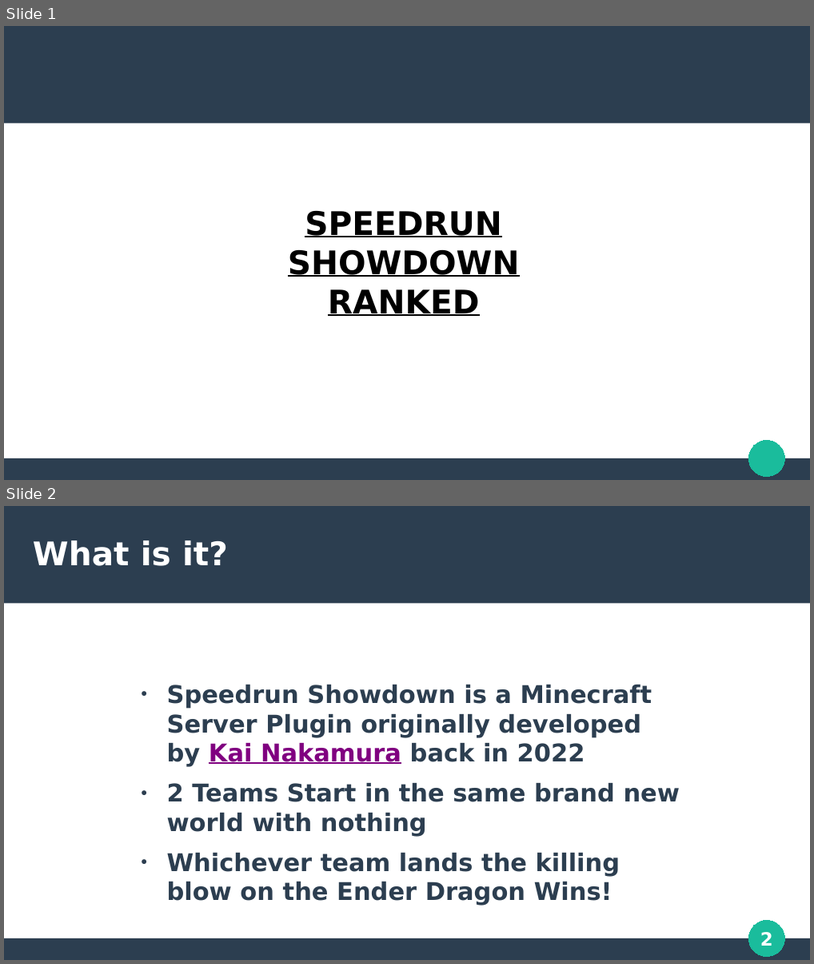
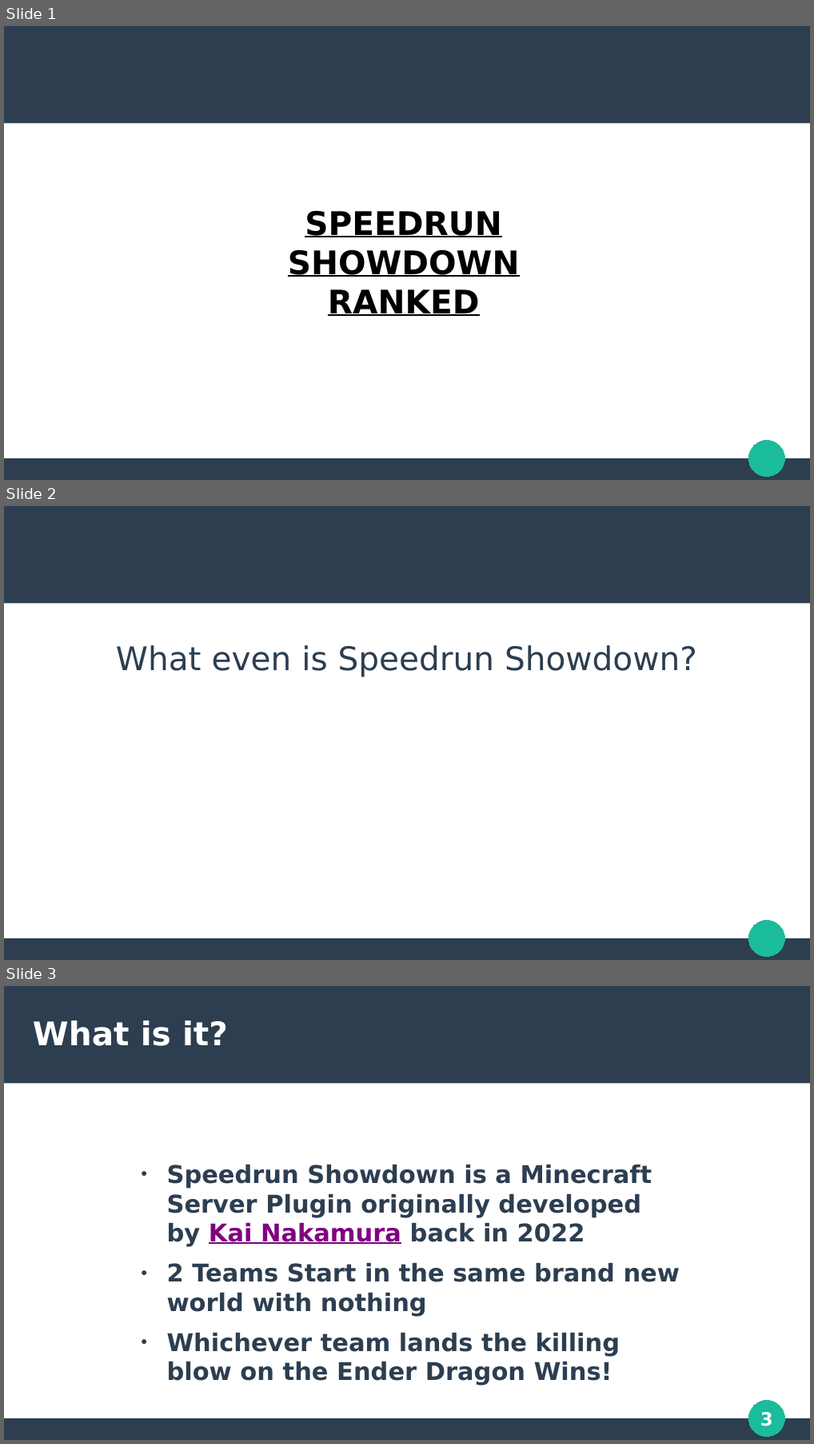
Before and after one commit to 1whohears/SpeedrunShowdownRanked, a slide deck: wiki/SpeedrunShowdownRankedInfoV1.odp. Shown one above the other, each under a label of ours: slides 1 and 2 before the commit, slides 1, 2 and 3 after it. The pictures are 814x964 and 814x1444 pixels, drawn with LibreOffice and Linux fonts; fonts in the diff are those of the drawing. Boxes give left, top, right and bottom in pixels: in the first picture for what was removed or moved away, otherwise in the second. Text is boxed around its words. In the diff, an @@ line names an element or a change of style, - is before the commit and + after.

```diff
--- a/wiki/SpeedrunShowdownRankedInfoV1.odp
+++ b/wiki/SpeedrunShowdownRankedInfoV1.odp
@@ slide 2 added at box(4, 506, 810, 960), background #FFFFFF; not listed: 3 template elements that a slide beside it also shows @@
@@ subtitle added at box(116, 645, 698, 677), 32 pt, text #2C3E50 @@
+What even is Speedrun Showdown?
@@ what was slide 2 is now slide 3 @@
@@ page number at box(761, 1412, 774, 1426): text changed @@
-2
+3
```
Also in this commit, not shown: 1 slide removed.
